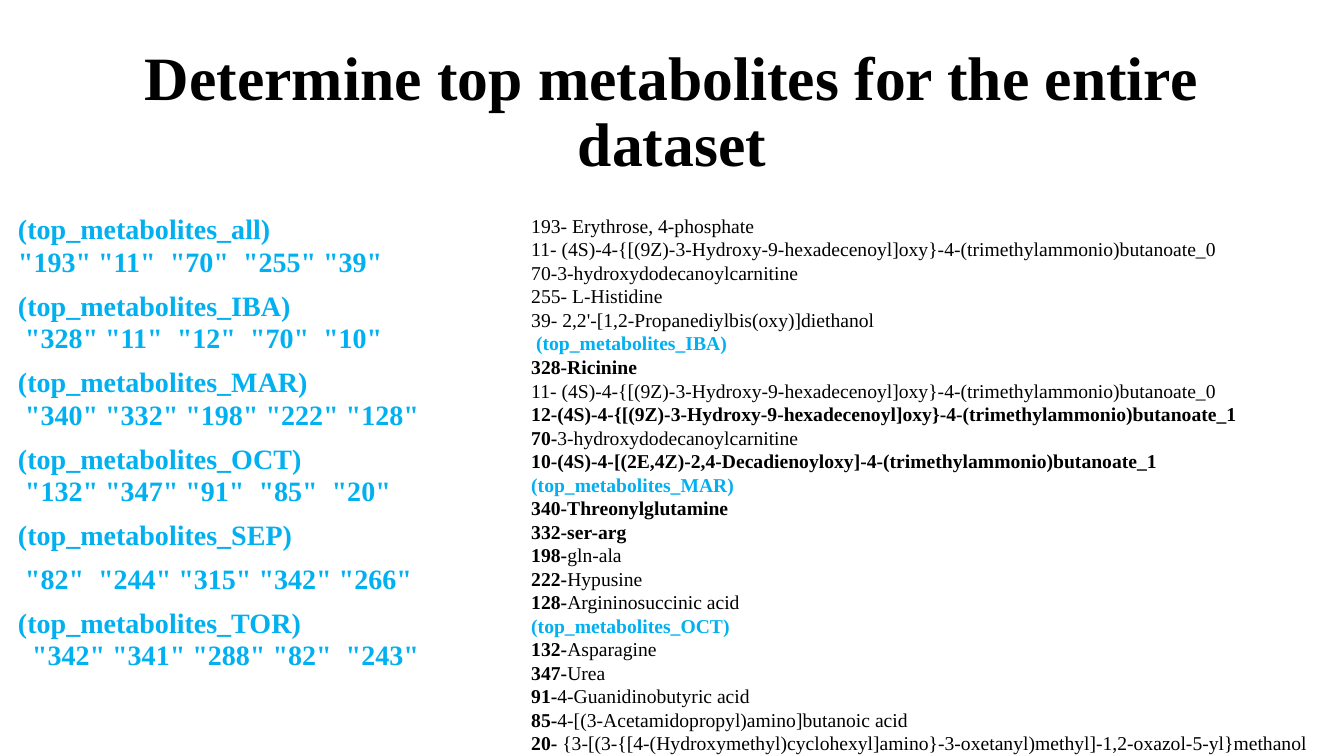
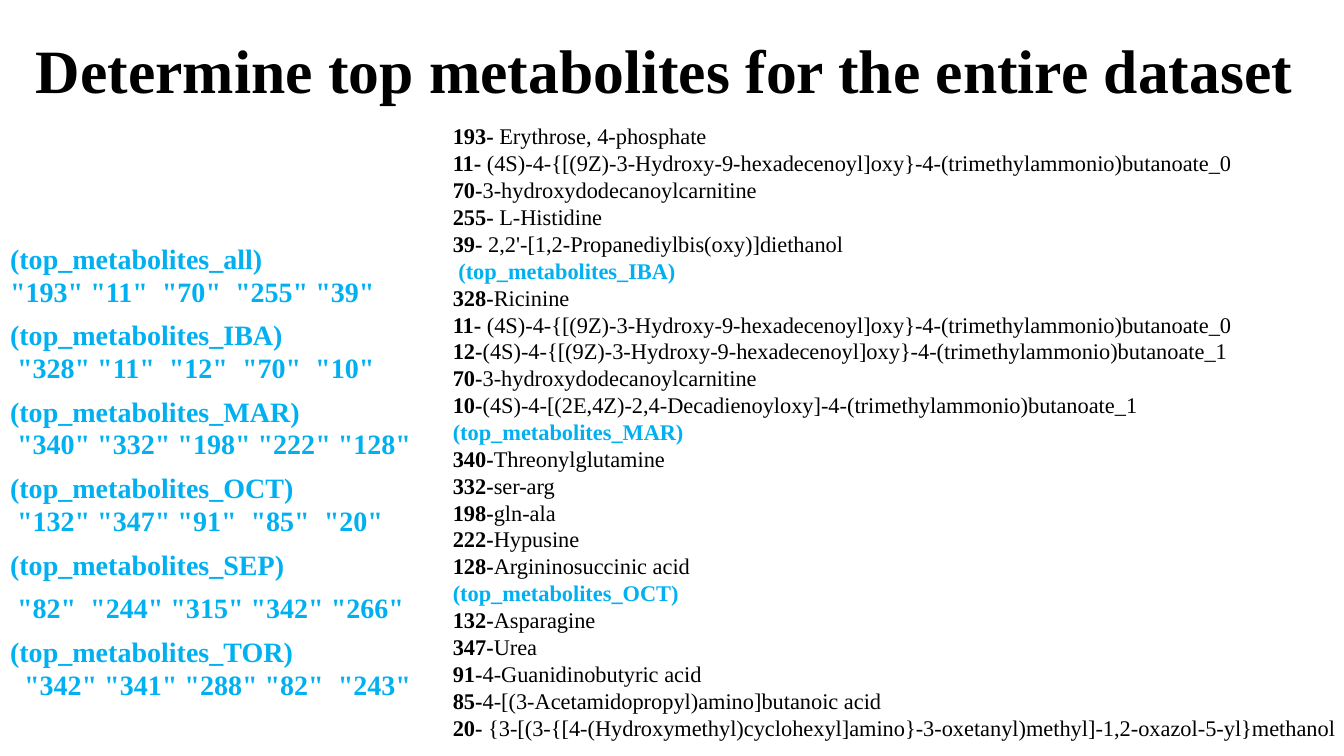
Before and after one commit to AlondraDelmar/BIOS967_Torres, a slide deck: slide 7 of data/last presentation.pptx. Drawn at 1344x756 pixels with LibreOffice and Linux fonts; fonts in the diff are those of the drawing. Boxes give left, top, right and bottom in pixels: in the first picture for what was removed or moved away, otherwise in the second. Text is boxed around its words. In the diff, an @@ line names an element or a change of style, - is before the commit and + after.

Commit message:
new file

```diff
--- a/data/last presentation.pptx
+++ b/data/last presentation.pptx
@@ title "Determine top metabolites for the ..." rewrapped from <box>145,56,1198,167</box> to <box>36,49,1292,104</box> @@
@@ text "193- Erythrose, 4-phosphate": place and size @@
-text "193- Erythrose, 4-phosphate" at <box>531,219,1306,755</box>
+text "193- Erythrose, 4-phosphate" at <box>453,128,1335,741</box>
@@ text "193- Erythrose, 4-phosphate" at <box>453,128,1335,741</box>: size 14 to 16 pt; bold on in "193-", "11-", "70-3-hydroxydodecanoylcarnitine", "255-" and 2 more places; bold off in "328-Ricinine", "12-(4S)-4-{[(9Z)-3-Hydroxy-9-hexadecenoyl]oxy}-4-(trimethyla ...", "10-(4S)-4-[(2E,4Z)-2,4-Decadienoyloxy]-4-(trimethylammonio)b ...", "340-Threonylglutamine" and 1 more places @@
@@ text "(top_metabolites_all)": place and size @@
-text "(top_metabolites_all)" at <box>18,219,419,666</box>
+text "(top_metabolites_all)" at <box>10,249,411,696</box>
```
Also in this commit, not shown: 1 other slide changed.
